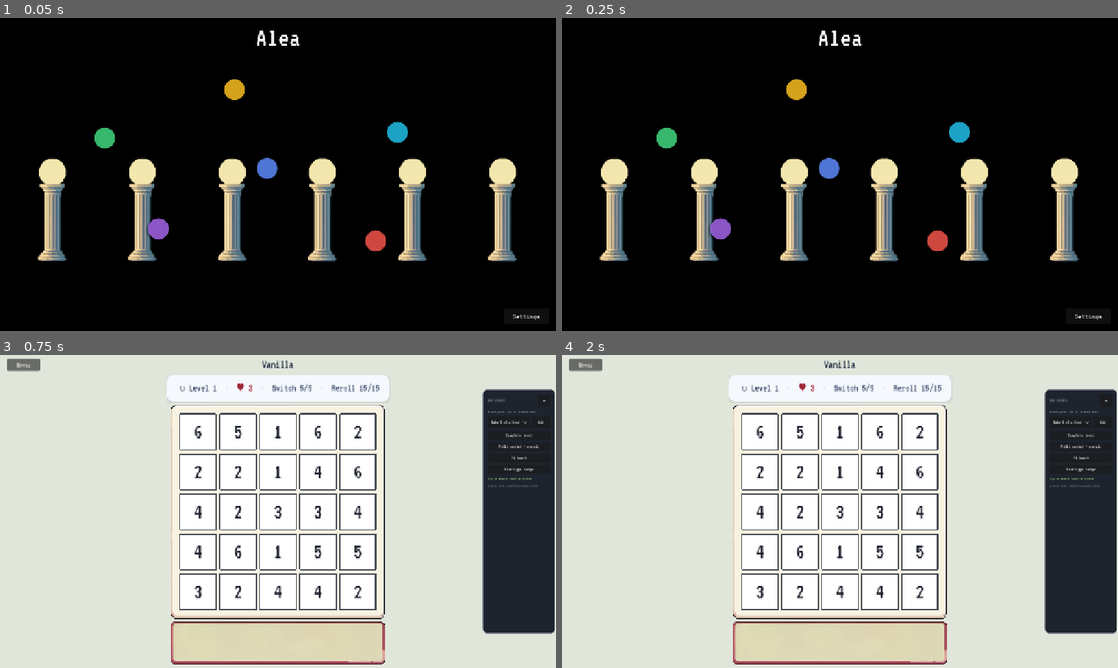
Above: before the commit, frames 1-4 (two rows, left to right).
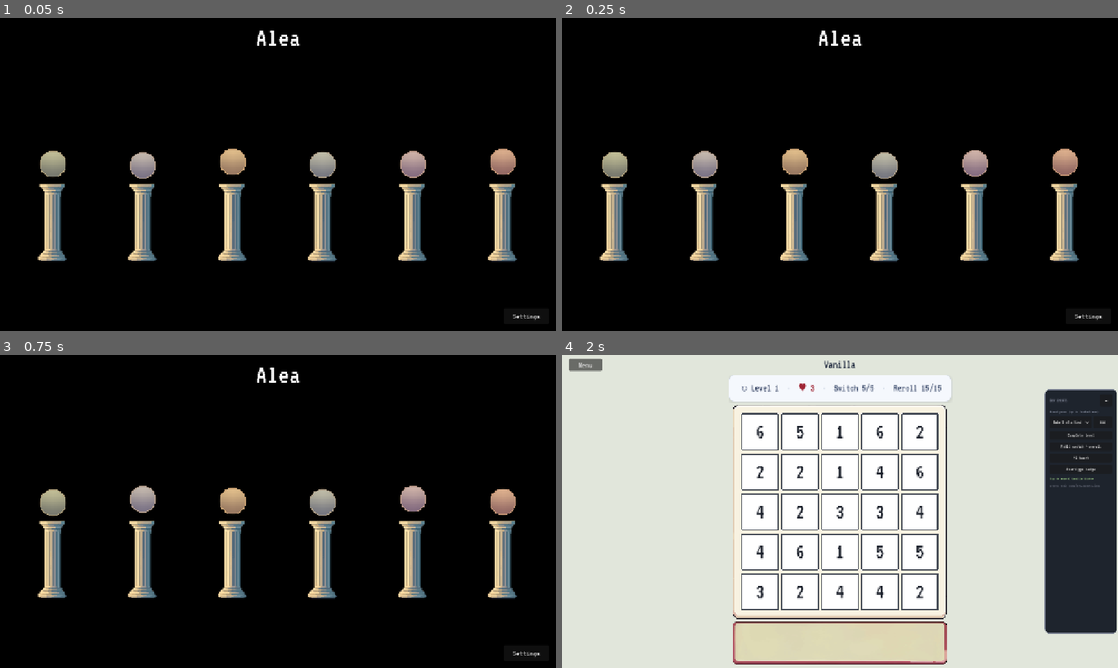
Above: after the commit, the same moments.

Repository: ming33333/Alea-Godot
Game: Godot game, scene res://scenes/main_menu.tscn
Same seed, same stepped clock (60 frames per second), same inputs: the game is played once before the commit and once after it. Video files are missing from this copy of the repository; at most half a second of black plays in their place. Sound files missing from this copy of the repository are replaced by a short silence.
Inputs (mouse positions are in pixels of both pictures, inside the frame that each line leads up to):
- Up to frame 1 (0.05 s): no input
- Up to frame 2 (0.25 s): no input
- Up to frame 3 (0.75 s): click (105, 473) at 0.52 s
- Up to frame 4 (2 s): click (612, 502) at 1.27 s

The runs differ from the first frame. In frame 1, 4.0% of the frame differs, in the area x 7-93%, y 19-77%; in frame 2, 4.0%; in frame 3, 100%, in the area x 0-100%, y 0-100%; in frame 4, nothing differs.

Commit message:
Redesign main menu orbs and unlock championship via portal.
Anchor pixel orbs above pillars, remove dragging, and show a clickable portal
behind the deck once all gym badges are earned.

Diff:
--- a/scenes/main_menu.tscn
+++ b/scenes/main_menu.tscn
@@ -1,8 +1,9 @@
-[gd_scene load_steps=5 format=3 uid="uid://bqx7mainmenu01"]
+[gd_scene load_steps=6 format=3 uid="uid://bqx7mainmenu01"]
 
 [ext_resource type="Script" path="res://scripts/main_menu.gd" id="1_menu"]
 [ext_resource type="VideoStream" path="res://assets/textures/river.ogv" id="2_river"]
 [ext_resource type="Texture2D" path="res://assets/textures/pillars.png" id="3_pillars"]
+[ext_resource type="Texture2D" path="res://assets/textures/portal.png" id="4_portal"]
 
 [sub_resource type="StyleBoxFlat" id="StyleBoxFlat_gym_tooltip"]
 bg_color = Color(0.08, 0.1, 0.14, 0.96)
@@ -44,6 +45,17 @@
 autoplay = true
 expand = true
 
+[node name="ChampionPortal" type="TextureButton" parent="."]
+unique_name_in_owner = true
+visible = false
+z_index = 1
+layout_mode = 0
+focus_mode = 0
+texture_filter = 0
+texture_normal = ExtResource("4_portal")
+expand_mode = 1
+stretch_mode = 5
+
 [node name="DeckPillars" type="HBoxContainer" parent="."]
 unique_name_in_owner = true
 z_index = 2
@@ -127,6 +139,7 @@
 anchor_bottom = 1.0
 grow_horizontal = 2
 grow_vertical = 2
+mouse_filter = 2
 theme_override_constants/margin_left = 16
 theme_override_constants/margin_top = 12
 theme_override_constants/margin_right = 16
@@ -189,13 +202,8 @@
 
 [node name="VBox" type="VBoxContainer" parent="Margin"]
 layout_mode = 2
+mouse_filter = 2
 theme_override_constants/separation = 8
-
-[node name="ChampionshipBtn" type="Button" parent="Margin/VBox"]
-unique_name_in_owner = true
-visible = false
-layout_mode = 2
-text = "Dice Master Championship"
 
 [node name="MapArea" type="Control" parent="Margin/VBox"]
 unique_name_in_owner = true
@@ -292,5 +300,7 @@
 text = "Continue"
 
 [connection signal="pressed" from="SettingsBtn" to="." method="_on_settings_pressed"]
-[connection signal="pressed" from="Margin/VBox/ChampionshipBtn" to="." method="_on_championship_pressed"]
+[connection signal="mouse_entered" from="ChampionPortal" to="." method="_on_championship_hover"]
+[connection signal="mouse_exited" from="ChampionPortal" to="." method="_on_championship_unhover"]
+[connection signal="pressed" from="ChampionPortal" to="." method="_on_championship_pressed"]
 [connection signal="pressed" from="ChampionCelebration/VBox/Ok" to="." method="_on_celebration_dismiss"]
--- a/scripts/autoload/save_service.gd
+++ b/scripts/autoload/save_service.gd
@@ -37,6 +37,8 @@
 
 
 func has_all_menu_badges() -> bool:
+	if GameData.menu_gym_modes.is_empty():
+		return false
 	for g in GameData.menu_gym_modes:
 		if not has_badge(str(g.get("id", ""))):
 			return false
--- a/scripts/main_menu.gd
+++ b/scripts/main_menu.gd
@@ -1,30 +1,33 @@
 extends Control
 
-const ORB_SIZE := 48.0
-const ORB_RADIUS := int(ORB_SIZE * 0.5)
+const ORB_SIZE := 72.0
+const ORB_ABOVE_PILLAR_GAP := 2.0
+const PILLAR_TEXTURE_SRC_HEIGHT := 222.0
+const PILLAR_TEXTURE_VISIBLE_TOP := 75.0
 const TOOLTIP_GAP := 14.0
-const DRAG_THRESHOLD_PX := 8.0
 const GAME_SCENE: PackedScene = preload("res://scenes/game.tscn")
 
 const GYM_ORB_COLORS: Dictionary = {
-	"vanilla": Color(0.25, 0.82, 0.48, 0.88),
-	"orderedReroll": Color(0.35, 0.52, 0.95, 0.88),
-	"countdownOne": Color(0.95, 0.72, 0.12, 0.88),
-	"countdownAll": Color(0.12, 0.72, 0.88, 0.88),
-	"twoSlots": Color(0.62, 0.38, 0.88, 0.88),
-	"middleStraight": Color(0.92, 0.32, 0.28, 0.88),
+	"vanilla": Color(0.52, 0.68, 0.54, 0.9),
+	"orderedReroll": Color(0.55, 0.62, 0.78, 0.9),
+	"countdownOne": Color(0.85, 0.68, 0.42, 0.9),
+	"countdownAll": Color(0.50, 0.66, 0.72, 0.9),
+	"twoSlots": Color(0.65, 0.55, 0.72, 0.9),
+	"middleStraight": Color(0.80, 0.52, 0.44, 0.9),
 }
-const GYM_ORB_FALLBACK_COLOR := Color(0.55, 0.55, 0.62, 0.88)
+const GYM_ORB_FALLBACK_COLOR := Color(0.62, 0.60, 0.58, 0.9)
 const BADGE_ICON_SIZE := 40.0
 const DECK_PILLAR_HEIGHT := 360.0
 const DECK_PILLAR_WIDTH := 112.0
 const DECK_BOTTOM_SCREEN_FRACTION := 0.15
 const DECK_PILLAR_SIDE_MARGIN := 24.0
+const PORTAL_HEIGHT_SCALE := 1.2
+const PORTAL_CENTER_Y_FRACTION := 0.36
 
 @onready var map_area: Control = %MapArea
+@onready var champion_portal: TextureButton = %ChampionPortal
 @onready var deck_pillars: HBoxContainer = %DeckPillars
 @onready var badges_row: HBoxContainer = %BadgesRow
-@onready var championship_btn: Button = %ChampionshipBtn
 @onready var champion_badge: Label = %ChampionBadge
 @onready var celebration: PanelContainer = %ChampionCelebration
 @onready var gym_tooltip: PanelContainer = %GymTooltip
@@ -35,18 +38,13 @@
 @onready var tooltip_footer: Label = %TooltipFooter
 @onready var river_video: VideoStreamPlayer = %River
 
-var _layout: Dictionary = {}
-var _drag_gym_id: String = ""
-var _drag_orb: Control = null
-var _drag_offset: Vector2 = Vector2.ZERO
-var _drag_start: Vector2 = Vector2.ZERO
-var _drag_moved: bool = false
 var _hover_gym_id: String = ""
 var _launching: bool = false
 var _click_seq: int = 0
 var _orb_build_attempts: int = 0
-var _last_orb_map_size: Vector2 = Vector2.ZERO
+var _portal_layout_attempts: int = 0
 const MAX_ORB_BUILD_ATTEMPTS := 60
+const MAX_PORTAL_LAYOUT_ATTEMPTS := 40
 
 
 func _ready() -> void:
@@ -54,18 +52,15 @@
 	_setup_river_background()
 	if not resized.is_connected(_layout_deck_pillars):
 		resized.connect(_layout_deck_pillars)
-	_layout = SaveService.get_menu_layout()
 	gym_tooltip.visible = false
 	if map_area == null:
 		DebugLog.log_error("MainMenu", "@onready MapArea is null")
 	else:
-		map_area.mouse_filter = Control.MOUSE_FILTER_STOP
+		map_area.mouse_filter = Control.MOUSE_FILTER_IGNORE
 		map_area.size_flags_horizontal = Control.SIZE_EXPAND_FILL
 		map_area.size_flags_vertical = Control.SIZE_EXPAND_FILL
 		if not map_area.resized.is_connected(_on_map_area_resized):
 			map_area.resized.connect(_on_map_area_resized)
-		if not map_area.gui_input.is_connected(_on_map_area_gui_input):
-			map_area.gui_input.connect(_on_map_area_gui_input)
 		DebugLog.alea_log(
 			"MainMenu",
 			"MapArea size=%s global_rect=%s filter=%s"
@@ -80,6 +75,7 @@
 	call_deferred("_build_orbs")
 	_layout_deck_pillars()
 	_refresh_badges()
+	call_deferred("_refresh_champion_portal")
 	champion_badge.visible = SaveService.is_dice_champion()
 	celebration.visible = GameState.show_champion_celebration
 	DebugLog.alea_log(
@@ -96,12 +92,11 @@
 		DebugLog.alea_log("MainMenu", "WARN: champion popup is open — dismiss it to click gyms")
 	else:
 		celebration.mouse_filter = Control.MOUSE_FILTER_IGNORE
-	championship_btn.tooltip_text = (
-		"Dice Master Championship\n"
-		+"Pick three powers and defeat three opponents in a row to become Dice Champion."
-	)
-	championship_btn.mouse_entered.connect(_on_championship_hover)
-	championship_btn.mouse_exited.connect(_hide_gym_tooltip)
+	if champion_portal:
+		champion_portal.tooltip_text = (
+			"Dice Master Championship\n"
+			+ "Pick three powers and defeat three opponents in a row to become Dice Champion."
+		)
 
 
 func _map_area_ready() -> bool:
@@ -111,10 +106,8 @@
 func _on_map_area_resized() -> void:
 	if not _map_area_ready():
 		return
-	if map_area.size == _last_orb_map_size:
-		return
 	DebugLog.alea_log("MainMenu", "MapArea resized -> %s, rebuilding orbs" % map_area.size)
-	_build_orbs()
+	call_deferred("_build_orbs")
 
 
 func _layout_deck_pillars() -> void:
@@ -131,6 +124,56 @@
 		if child is TextureRect:
 			var pillar := child as TextureRect
 			pillar.custom_minimum_size = Vector2(DECK_PILLAR_WIDTH, DECK_PILLAR_HEIGHT)
+	if _map_area_ready():
+		call_deferred("_build_orbs")
+	if champion_portal != null and champion_portal.visible:
+		call_deferred("_layout_champion_portal")
+
+
+func _should_show_champion_portal() -> bool:
+	var menu_count: int = GameData.menu_gym_modes.size()
+	if menu_count <= 0:
+		return false
+	return SaveService.get_earned_badges().size() >= menu_count and SaveService.has_all_menu_badges()
+
+
+func _portal_texture_size() -> Vector2:
+	if champion_portal != null and champion_portal.texture_normal != null:
+		return champion_portal.texture_normal.get_size()
+	return Vector2(128.0, 256.0)
+
+
+func _refresh_champion_portal() -> void:
+	if champion_portal == null:
+		return
+	var show: bool = _should_show_champion_portal()
+	champion_portal.visible = show
+	if show:
+		call_deferred("_layout_champion_portal")
+
+
+func _layout_champion_portal() -> void:
+	if champion_portal == null or not champion_portal.visible or deck_pillars == null:
+		return
+	var pillar_rect := deck_pillars.get_global_rect()
+	if pillar_rect.size.x < 32.0 or pillar_rect.size.y < 32.0:
+		_portal_layout_attempts += 1
+		if _portal_layout_attempts < MAX_PORTAL_LAYOUT_ATTEMPTS:
+			call_deferred("_layout_champion_portal")
+		return
+	_portal_layout_attempts = 0
+	var tex_size: Vector2 = _portal_texture_size()
+	var portal_h: float = DECK_PILLAR_HEIGHT * PORTAL_HEIGHT_SCALE
+	var portal_w: float = portal_h * (tex_size.x / tex_size.y)
+	var center_global := Vector2(
+		pillar_rect.get_center().x,
+		pillar_rect.position.y + pillar_rect.size.y * PORTAL_CENTER_Y_FRACTION
+	)
+	var top_left_global := center_global - Vector2(portal_w * 0.5, portal_h * 0.5)
+	var local_top_left: Vector2 = get_global_transform_with_canvas().affine_inverse() * top_left_global
+	champion_portal.set_anchors_preset(Control.PRESET_TOP_LEFT)
+	champion_portal.position = local_top_left
+	champion_portal.size = Vector2(portal_w, portal_h)
 
 
 func _build_orbs() -> void:
@@ -158,19 +201,22 @@
 		"building orbs in MapArea size=%s global_rect=%s"
 		% [map_area.size, map_area.get_global_rect()]
 	)
+	var pillar_idx := 0
 	for gym in GameData.menu_gym_modes:
 		var gid: String = str(gym.get("id", ""))
 		if gid.is_empty():
 			continue
-		var pos: Dictionary = _layout.get(gid, {"x": 50, "y": 50})
-		var orb := _make_orb(gym, float(pos.x), float(pos.y))
+		var orb := _make_orb(gym, pillar_idx)
+		var base_pos := _orb_position_above_pillar(pillar_idx)
+		orb.set_float_base(base_pos)
+		orb.configure_float(float(pillar_idx) * 0.85)
 		map_area.add_child(orb)
 		DebugLog.alea_log(
 			"MainMenu",
-			"orb %s pos=%s size=%s global_rect=%s"
-			% [gid, orb.position, orb.size, orb.get_global_rect()]
+			"orb %s pillar=%d pos=%s size=%s global_rect=%s"
+			% [gid, pillar_idx, orb.position, orb.size, orb.get_global_rect()]
 		)
-	_last_orb_map_size = map_area.size
+		pillar_idx += 1
 	DebugLog.alea_log(
 		"MainMenu",
 		"built %d orbs (map_area children=%d)"
@@ -184,45 +230,41 @@
 	return GYM_ORB_FALLBACK_COLOR
 
 
-func _make_orb_style(fill: Color) -> StyleBoxFlat:
-	var box := StyleBoxFlat.new()
-	box.bg_color = fill
-	box.set_corner_radius_all(ORB_RADIUS)
-	box.shadow_color = Color(0, 0, 0, 0.45)
-	box.shadow_size = 6
-	box.shadow_offset = Vector2(0, 3)
-	return box
-
-
-func _apply_orb_styles(btn: Button, gym_id: String, _earned: bool) -> void:
-	var base: Color = _orb_color_for_gym(gym_id)
-	var empty := StyleBoxEmpty.new()
-	btn.add_theme_stylebox_override("focus", empty)
-	btn.add_theme_stylebox_override("disabled", empty)
-	btn.add_theme_stylebox_override("normal", _make_orb_style(base))
-	btn.add_theme_stylebox_override("hover", _make_orb_style(base.lightened(0.12)))
-	btn.add_theme_stylebox_override("pressed", _make_orb_style(base.darkened(0.08)))
-
-
-func _make_orb(gym: Dictionary, px: float, py: float) -> Button:
+func _orb_position_above_pillar(pillar_index: int) -> Vector2:
+	if deck_pillars == null or map_area == null:
+		return Vector2.ZERO
+	var pillars := deck_pillars.get_children()
+	if pillar_index < 0 or pillar_index >= pillars.size():
+		return Vector2.ZERO
+	var pillar := pillars[pillar_index] as Control
+	if pillar == null:
+		return Vector2.ZERO
+	var pillar_rect := pillar.get_global_rect()
+	var visible_top_y := pillar_rect.position.y + pillar_rect.size.y * (
+		PILLAR_TEXTURE_VISIBLE_TOP / PILLAR_TEXTURE_SRC_HEIGHT
+	)
+	var top_center_global := Vector2(pillar_rect.get_center().x, visible_top_y)
+	var local := map_area.get_global_transform_with_canvas().affine_inverse() * top_center_global
+	return Vector2(
+		local.x - ORB_SIZE * 0.5,
+		local.y - ORB_SIZE - ORB_ABOVE_PILLAR_GAP
+	)
+
+
+func _make_orb(gym: Dictionary, pillar_index: int) -> PixelGymOrb:
 	var gid: String = gid_str(gym)
-	var btn := Button.new()
+	var btn := PixelGymOrb.new()
 	btn.name = "Orb_%s" % gid
 	btn.z_index = 2
-	btn.position = _pct_to_pos(px, py)
 	btn.custom_minimum_size = Vector2(ORB_SIZE, ORB_SIZE)
 	btn.size = Vector2(ORB_SIZE, ORB_SIZE)
-	btn.text = ""
-	btn.flat = false
-	btn.focus_mode = Control.FOCUS_NONE
 	btn.tooltip_text = _gym_tooltip_plaintext(gym)
-	var earned: bool = SaveService.has_badge(gid)
-	_apply_orb_styles(btn, gid, earned)
+	btn.set_orb_color(_orb_color_for_gym(gid))
 	btn.mouse_entered.connect(_on_orb_hover.bind(gym, btn))
 	btn.mouse_exited.connect(_on_orb_unhover.bind(gym))
-	btn.button_down.connect(_on_orb_button_down.bind(gid, btn))
 	btn.pressed.connect(_on_orb_pressed.bind(gid))
 	btn.set_meta("gym_id", gid)
+	btn.set_meta("pillar_index", pillar_index)
 	return btn
 
 
@@ -254,15 +296,13 @@
 	tooltip_body.text = str(gym.get("description", ""))
 	var earned: bool = SaveService.has_badge(gid)
 	var badge_label: String = "Badge earned" if earned else "Badge locked"
-	tooltip_footer.text = "%s · %s · drag to move · click to play" % [
+	tooltip_footer.text = "%s · %s · click to play" % [
 		gym.get("badge_name", ""),
 		badge_label,
 	]
 
 
 func _on_orb_hover(gym: Dictionary, orb: Control) -> void:
-	if _drag_gym_id != "":
-		return
 	DebugLog.alea_log("MainMenu", "hover gym=%s orb_rect=%s" % [gid_str(gym), orb.get_global_rect()])
 	_hover_gym_id = gid_str(gym)
 	_populate_tooltip(gym)
@@ -276,6 +316,8 @@
 
 
 func _on_championship_hover() -> void:
+	if champion_portal == null or not champion_portal.visible:
+		return
 	_hover_gym_id = "championship"
 	if tooltip_badge:
 		tooltip_badge.visible = false
@@ -283,11 +325,16 @@
 	tooltip_subtitle.text = "Tournament mode"
 	tooltip_body.text = (
 		"Choose three powers, then beat three special opponents in a row. "
-		+"Win the final match to earn the Dice Champion title on the map."
-	)
-	tooltip_footer.text = "Requires all gym badges · click to enter"
+		+ "Win the final match to earn the Dice Champion title on the map."
+	)
+	tooltip_footer.text = "All gym badges earned · click to enter"
 	gym_tooltip.visible = true
-	call_deferred("_position_tooltip_near_control", championship_btn)
+	call_deferred("_position_tooltip_near_control", champion_portal)
+
+
+func _on_championship_unhover() -> void:
+	if _hover_gym_id == "championship":
+		_hide_gym_tooltip()
 
 
 func _hide_gym_tooltip() -> void:
@@ -342,130 +389,11 @@
 	DebugLog.alea_log("MainMenu", line)
 
 
-func _pct_to_pos(x: float, y: float) -> Vector2:
-	var r := map_area.size
-	return Vector2(r.x * x / 100.0 - ORB_SIZE / 2, r.y * y / 100.0 - ORB_SIZE / 2)
-
-
-func _pos_to_pct(pos: Vector2) -> Vector2:
-	var r := map_area.size
-	if r.x < 1.0 or r.y < 1.0:
-		return Vector2(50, 50)
-	return Vector2(
-		(pos.x + ORB_SIZE / 2) / r.x * 100.0,
-		(pos.y + ORB_SIZE / 2) / r.y * 100.0
-	)
-
-
-func _find_orb(gym_id: String) -> Control:
-	var node_name := "Orb_%s" % gym_id
-	return map_area.get_node_or_null(node_name) as Control
-
-
-func _gym_id_at_global(global_pos: Vector2) -> String:
-	for child in map_area.get_children():
-		if child is Control and child.get_global_rect().has_point(global_pos):
-			return str(child.get_meta("gym_id", ""))
-	return ""
-
-
-func _on_map_area_gui_input(event: InputEvent) -> void:
-	if event is InputEventMouseButton:
-		var mb := event as InputEventMouseButton
-		if mb.button_index != MOUSE_BUTTON_LEFT:
-			return
-		var hit_id := _gym_id_at_global(mb.global_position)
-		if mb.pressed:
-			if hit_id.is_empty():
-				DebugLog.alea_log(
-					"MainMenu",
-					"[%d] map_area press MISS global=%s"
-					% [_click_seq + 1, mb.global_position]
-				)
-				return
-			_log_gym_click("PRESS", hit_id, "global=%s" % mb.global_position)
-			var orb := _find_orb(hit_id)
-			if orb != null:
-				_on_orb_button_down(hit_id, orb)
-			else:
-				DebugLog.log_error("MainMenu", "hit gym %s but orb node missing" % hit_id)
-		elif _drag_gym_id != "":
-			_log_gym_click("RELEASE", _drag_gym_id, "via map_area")
-			_mark_input_handled()
-			_finish_orb_pointer()
-
-
-func _on_orb_button_down(gym_id: String, orb: Control) -> void:
+func _on_orb_pressed(gym_id: String) -> void:
 	_click_seq += 1
-	_log_gym_click(
-		"DOWN",
-		gym_id,
-		"orb=%s map_mouse=%s" % [orb.name, map_area.get_local_mouse_position()]
-	)
+	_log_gym_click("PRESSED", gym_id, "launching gym")
 	_hide_gym_tooltip()
-	_drag_gym_id = gym_id
-	_drag_orb = orb
-	_drag_moved = false
-	_drag_start = map_area.get_local_mouse_position()
-	_drag_offset = orb.position - _drag_start
-
-
-func _on_orb_pressed(gym_id: String) -> void:
-	_log_gym_click(
-		"PRESSED",
-		gym_id,
-		"drag_moved=%s active_drag=%s" % [_drag_moved, _drag_gym_id]
-	)
-	if _drag_moved:
-		return
 	_launch_gym(gym_id)
-
-
-func _input(event: InputEvent) -> void:
-	if _drag_gym_id == "":
-		return
-	if event is InputEventMouseMotion:
-		var mm := event as InputEventMouseMotion
-		if (mm.button_mask & MOUSE_BUTTON_MASK_LEFT) != 0:
-			_update_orb_drag()
-	elif event is InputEventMouseButton:
-		var mb := event as InputEventMouseButton
-		if mb.button_index == MOUSE_BUTTON_LEFT and not mb.pressed:
-			_log_gym_click("RELEASE", _drag_gym_id, "via _input global=%s" % mb.global_position)
-			_mark_input_handled()
-			_finish_orb_pointer()
-
-
-func _update_orb_drag() -> void:
-	if _drag_orb == null:
-		return
-	var local_mouse := map_area.get_local_mouse_position()
-	if not _drag_moved and local_mouse.distance_to(_drag_start) > DRAG_THRESHOLD_PX:
-		_drag_moved = true
-		DebugLog.alea_log("MainMenu", "[%d] drag started gym=%s" % [_click_seq, _drag_gym_id])
-	if _drag_moved:
-		_drag_orb.position = local_mouse + _drag_offset
-
-
-func _finish_orb_pointer() -> void:
-	if _drag_gym_id == "":
-		DebugLog.alea_log("MainMenu", "[%d] _finish_orb_pointer called but no active drag" % _click_seq)
-		return
-	var gym_id := _drag_gym_id
-	var orb: Control = _drag_orb
-	var was_drag := _drag_moved
-	_drag_gym_id = ""
-	_drag_orb = null
-	_drag_moved = false
-	if was_drag and orb != null:
-		var pct := _pos_to_pct(orb.position)
-		SaveService.save_orb_position(gym_id, pct.x, pct.y)
-		DebugLog.alea_log("MainMenu", "[%d] saved orb position gym=%s pct=(%.1f,%.1f)" % [
-			_click_seq, gym_id, pct.x, pct.y
-		])
-	else:
-		_log_gym_click("CONFIRMED", gym_id, "short click (not drag) -> launching")
-		_launch_gym(gym_id)
 
 
 func _launch_gym(gym_id: String) -> void:
@@ -514,7 +442,7 @@
 		c.queue_free()
 	for bid in SaveService.get_earned_badges():
 		badges_row.add_child(_make_badge_icon(bid))
-	championship_btn.visible = SaveService.has_all_menu_badges()
+	_refresh_champion_portal()
 
 
 func _on_badges_changed() -> void:
@@ -562,7 +490,7 @@
 			var action: String = "DOWN" if mb.pressed else "UP"
 			DebugLog.log_hovered(
 				"MainMenu",
-				"[%d] unhandled mouse_%s drag_id=%s" % [_click_seq, action, _drag_gym_id]
+				"[%d] unhandled mouse_%s" % [_click_seq, action]
 			)
 	if event is InputEventKey and event.pressed and not event.echo:
 		var key := event as InputEventKey
--- /dev/null
+++ b/scripts/ui/pixel_gym_orb.gd
@@ -0,0 +1,144 @@
+class_name PixelGymOrb
+extends Button
+
+const CELL_SIZE := 2
+const ORB_RADIUS_CELLS := 15.3
+const FLOAT_AMPLITUDE := 4.5
+const FLOAT_PERIOD := 2.4
+const AMBIENT_TINT := Color(0.90, 0.72, 0.56, 1.0)
+const AMBIENT_BLEND := 0.2
+const GRADIENT_TOP_WARM := Color(0.98, 0.84, 0.62, 1.0)
+const GRADIENT_BOTTOM_COOL := Color(0.54, 0.42, 0.50, 1.0)
+const GLOW_WARM := Color(1.0, 0.82, 0.55, 1.0)
+
+var orb_color: Color = Color.WHITE
+var _hovering: bool = false
+var _pressing: bool = false
+var _float_base: Vector2 = Vector2.ZERO
+var _float_time: float = 0.0
+var _float_phase_offset: float = 0.0
+
+
+func _ready() -> void:
+	flat = true
+	focus_mode = Control.FOCUS_NONE
+	text = ""
+	var empty := StyleBoxEmpty.new()
+	add_theme_stylebox_override("normal", empty)
+	add_theme_stylebox_override("hover", empty)
+	add_theme_stylebox_override("pressed", empty)
+	add_theme_stylebox_override("focus", empty)
+	add_theme_stylebox_override("disabled", empty)
+	mouse_entered.connect(_set_hover.bind(true))
+	mouse_exited.connect(_set_hover.bind(false))
+	button_down.connect(_set_pressing.bind(true))
+	button_up.connect(_set_pressing.bind(false))
+
+
+func configure_float(phase_offset: float) -> void:
+	_float_phase_offset = phase_offset
+	set_process(true)
+
+
+func set_float_base(pos: Vector2) -> void:
+	_float_base = pos
+	position = pos
+
+
+func set_orb_color(color: Color) -> void:
+	orb_color = color
+	queue_redraw()
+
+
+func _set_hover(value: bool) -> void:
+	_hovering = value
+	queue_redraw()
+
+
+func _set_pressing(value: bool) -> void:
+	_pressing = value
+	queue_redraw()
+
+
+func _process(delta: float) -> void:
+	_float_time += delta
+	var bob: float = sin((_float_time + _float_phase_offset) * TAU / FLOAT_PERIOD) * FLOAT_AMPLITUDE
+	position = Vector2(_float_base.x, _float_base.y + bob)
+
+
+func _ambient_color(base: Color) -> Color:
+	return base.lerp(AMBIENT_TINT, AMBIENT_BLEND)
+
+
+func _base_color() -> Color:
+	var base := _ambient_color(orb_color)
+	if _pressing:
+		return base.darkened(0.06)
+	if _hovering:
+		return base.lightened(0.08)
+	return base
+
+
+func _smooth_gradient_t(raw_t: float) -> float:
+	var t: float = clampf(raw_t, 0.0, 1.0)
+	return t * t * (3.0 - 2.0 * t)
+
+
+func _cell_tone(base: Color, cell: Vector2i, center: Vector2, dist: float) -> Color:
+	if dist >= ORB_RADIUS_CELLS - 1.05:
+		var rim := base.darkened(0.10).lerp(GRADIENT_BOTTOM_COOL, 0.28)
+		return rim.lerp(Color(0.94, 0.76, 0.50), 0.42)
+
+	var top_y: float = center.y - ORB_RADIUS_CELLS
+	var raw_t: float = (float(cell.y) - top_y) / (ORB_RADIUS_CELLS * 2.0)
+	var t: float = _smooth_gradient_t(raw_t)
+	var top_color: Color = base.lightened(0.16).lerp(GRADIENT_TOP_WARM, 0.42)
+	var bottom_color: Color = base.darkened(0.20).lerp(GRADIENT_BOTTOM_COOL, 0.36)
+	var tone: Color = top_color.lerp(bottom_color, t)
+
+	var x_off: float = abs(float(cell.x) - center.x) / ORB_RADIUS_CELLS
+	tone = tone.darkened(x_off * 0.05)
+	return tone
+
+
+func _draw() -> void:
+	var base: Color = _base_color()
+	var w: int = int(size.x)
+	var h: int = int(size.y)
+	if w <= 0 or h <= 0:
+		return
+
+	var cols: int = w / CELL_SIZE
+	var rows: int = h / CELL_SIZE
+	var center := Vector2((cols - 1) * 0.5, (rows - 1) * 0.5)
+	var filled: Array[Vector2i] = []
+
+	for row in range(rows):
+		for col in range(cols):
+			var cell := Vector2(col, row)
+			var dist_to_center: float = cell.distance_to(center)
+			if dist_to_center <= ORB_RADIUS_CELLS + 0.85:
+				filled.append(Vector2i(col, row))
+
+	for cell in filled:
+		var dist: float = Vector2(cell).distance_to(center)
+		if dist > ORB_RADIUS_CELLS - 0.2 and dist <= ORB_RADIUS_CELLS + 0.85:
+			var glow_strength: float = 1.0 - ((dist - (ORB_RADIUS_CELLS - 0.2)) / 1.05)
+			var glow := GLOW_WARM
+			glow.a = 0.16 * glow_strength
+			draw_rect(
+				Rect2(cell.x * CELL_SIZE, cell.y * CELL_SIZE, CELL_SIZE, CELL_SIZE),
+				glow
+			)
+
+	for cell in filled:
+		var dist: float = Vector2(cell).distance_to(center)
+		if dist > ORB_RADIUS_CELLS:
+			continue
+		var rect := Rect2(
+			cell.x * CELL_SIZE,
+			cell.y * CELL_SIZE,
+			CELL_SIZE,
+			CELL_SIZE
+		)
+		draw_rect(rect, _cell_tone(base, cell, center, dist))
Binary file changed: assets/textures/pillars.png
Binary file added: assets/textures/portal.png
Not shown, added: scripts/ui/pixel_gym_orb.gd.uid
